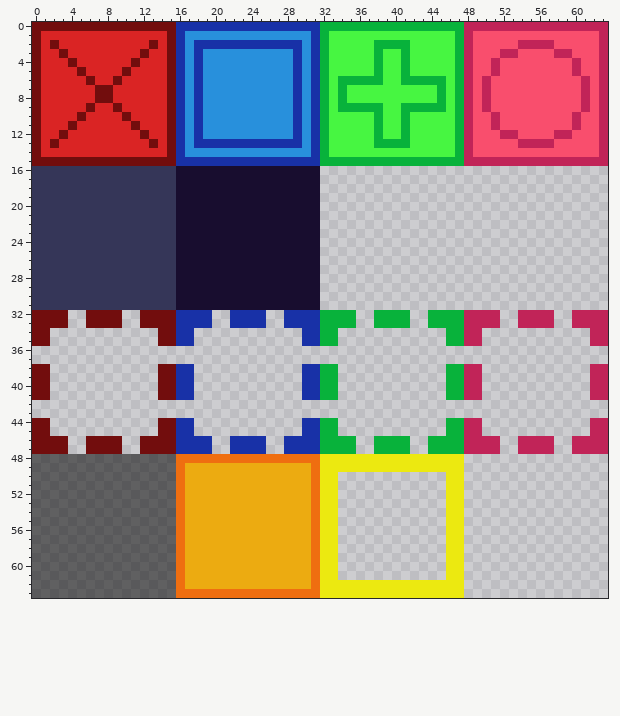
Pixel-art sprite -- block.png. The first picture shows the starting point.
The file is 64x64 pixels.
After:
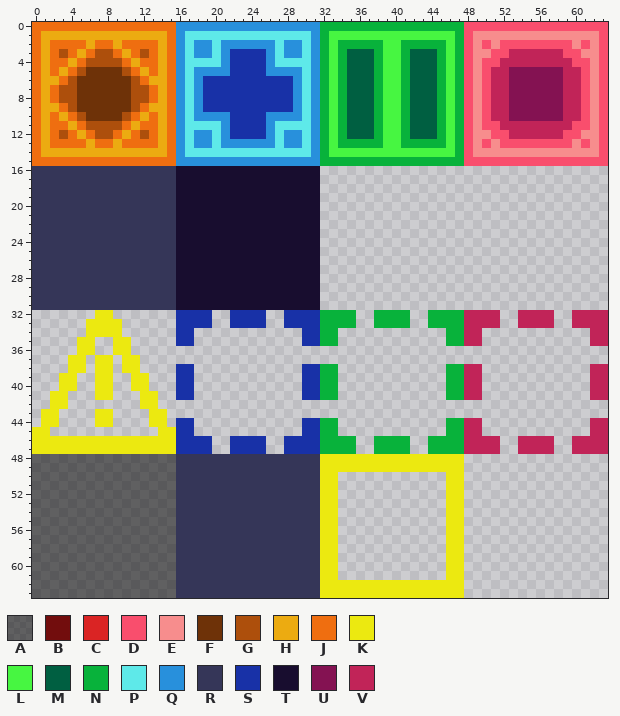
Palette (. is transparent): A #00000088  B #720d0d  C #da2424  D #f94e6d  E #f78d8d  F #6e3208  G #ad4f0c  H #ecab11  J #ef6e10  K #ece910  L #47f641  M #005f41  N #08b23b  P #5ee9e9  Q #2890dc  R #353658  S #1831a7  T #180d2f  U #841252  V #c12458
Change:
Changed rows in their new state; - is an unchanged pixel.
first column x 0:
 0 JJJJJJJJJJJJJJJJQQQQQQQQQQQQQQQQ----------------DDDDDDDDDDDDDDDD
 1 JHHHHHHHHHHHHHHJQPPPPPPPPPPPPPPQ----------------DEEEEEEEEEEEEEED
 2 JHJJJJHJJHJJJJHJQPQQPQQQQQQPQQPQ--NNNN-LL-NNNN--DE-E--DDDD--E-ED
 3 JHJGJHJGGJHJGJHJQPQ-P-SSSS-P-QPQ--NMMM----MMMN--DEE-D-VVVV-D-EED
 4 JHJJHJGGGGJHJJHJQPPPP-SSSS-PPPPQ--NMMM----MMMN--DE-DVVVVVVVVD-ED
 5 JHJHJGFFFFGJHJHJQPQ---SSSS---QPQ--NMMM----MMMN--DE--VUUUUUUV--ED
 6 JHHJGFFFFFFGJHHJQPQSSSSSSSSSSQPQ---MMM----MMM---DEDVVUUUUUUVVDED
 7 JHJGGFFFFFFGGJHJQPQSSSSSSSSSSQPQ---MMMN--NMMM---DEDVVUUUUUUVVDED
 8 JHJGGFFFFFFGGJHJQPQSSSSSSSSSSQPQ---MMMN--NMMM---DEDVVUUUUUUVVDED
 9 JHHJGFFFFFFGJHHJQPQSSSSSSSSSSQPQ---MMM----MMM---DEDVVUUUUUUVVDED
10 JHJHJGFFFFGJHJHJQPQ---SSSS---QPQ--NMMM----MMMN--DE--VUUUUUUV--ED
11 JHJJHJGGGGJHJJHJQPPPP-SSSS-PPPPQ--NMMM----MMMN--DE-DVVVVVVVVD-ED
12 JHJGJHJGGJHJGJHJQPQ-P-SSSS-P-QPQ--NMMM----MMMN--DEE-D-VVVV-D-EED
13 JHJJJJHJJHJJJJHJQPQQPQQQQQQPQQPQ--NNNN-LL-NNNN--DE-E--DDDD--E-ED
14 JHHHHHHHHHHHHHHJQPPPPPPPPPPPPPPQ----------------DEEEEEEEEEEEEEED
15 JJJJJJJJJJJJJJJJQQQQQQQQQQQQQQQQ----------------DDDDDDDDDDDDDDDD
first column x 0:
32 ....--.KK.--....----------------
33 ....--KKKK--....----------------
34 ..----KKKK----..----------------
35 ..---KK--KK---..----------------
36 -----KK--KK---------------------
37 ----KK-KK-KK--------------------
38 ..--KK-KK-KK--..----------------
39 ..-KK--KK--KK-..----------------
40 ..-KK--KK--KK-..----------------
41 ..KK---KK---KK..----------------
42 --KK--------KK------------------
43 -KK----KK----KK-----------------
44 .KK----KK----KK.----------------
45 KK------------KK----------------
46 KKKKKKKKKKKKKKKK----------------
47 KKKKKKKKKKKKKKKK----------------
48 ----------------RRRRRRRRRRRRRRRR
49 ----------------RRRRRRRRRRRRRRRR
50 ----------------RRRRRRRRRRRRRRRR
51 ----------------RRRRRRRRRRRRRRRR
52 ----------------RRRRRRRRRRRRRRRR
53 ----------------RRRRRRRRRRRRRRRR
54 ----------------RRRRRRRRRRRRRRRR
55 ----------------RRRRRRRRRRRRRRRR
56 ----------------RRRRRRRRRRRRRRRR
57 ----------------RRRRRRRRRRRRRRRR
58 ----------------RRRRRRRRRRRRRRRR
59 ----------------RRRRRRRRRRRRRRRR
60 ----------------RRRRRRRRRRRRRRRR
61 ----------------RRRRRRRRRRRRRRRR
62 ----------------RRRRRRRRRRRRRRRR
63 ----------------RRRRRRRRRRRRRRRR
